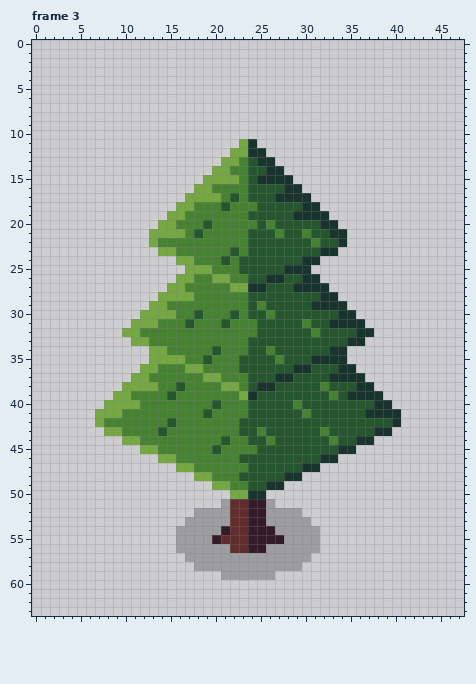
File history of a pixel-art file, assets/img/nature/blocky_trees.aseprite. The first picture shows the starting point.
48x64 pixels, 3 frames. Shown: frame 3. The commit also changed other frames, which this record leaves out.
Now the later version:
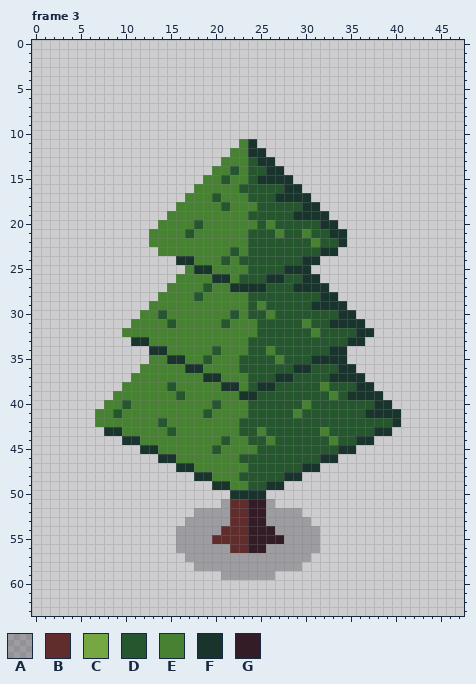
Palette (. is transparent): A #090a1440  B #602c2c  C #75a743  D #25562e  E #468232  F #19332d  G #341c27
Diff:
Frame 3:
y 11: x 23 C -> E
y 12: x 22..23 CC -> EE
y 13: x 21..22 CC -> EE
y 14: x 20..22 CCE -> EED
y 15: x 19..22 CCCC -> EEDE
y 16: x 18..19 CC -> EE; x 23 E -> D
y 17: x 17..20 CCCC -> EEED; x 22 D -> E
y 18: x 16..17 CC -> EE
y 19: x 15..16 CC -> EE
y 20: x 14..15 CC -> EE; x 18..19 ED -> DE
y 21: x 13..18 CCCCED -> EEEEDE
y 22: x 13 C -> E
y 23: x 14..15 CC -> EE
y 24: x 16..17 CC -> FF
y 25: x 17..19 CCC -> EFF; x 23 D -> E
y 26: x 16..17 CC -> EE; x 20..21 CC -> FF; x 23 E -> D
y 27: x 15..16 CC -> EE; x 19 E -> D; x 22..23 CC -> FF
y 28: x 14..18 CCCCE -> EEEED
y 29: x 13..14 CC -> EE
y 30: x 12..15 CCCC -> EEDE; x 18 D -> E
y 31: x 11..13 CCC -> EEE; x 15 E -> D; x 17 D -> E
y 32: x 10..11 CC -> EE
y 33: x 11..12 CC -> FF
y 34: x 13..14 CC -> FF
y 35: x 13..16 CCCC -> EEFF
y 36: x 12..13 CC -> EE; x 17..18 CC -> FF
y 37: x 11..12 CC -> EE; x 19..20 CC -> FF
y 38: x 10..13 CCCC -> EEEE; x 15..16 ED -> DE; x 21..22 CC -> FF
y 39: x 9..10 CC -> EE; x 15..16 DE -> ED; x 23 C -> F
y 40: x 8..11 CCCC -> EEDE; x 29..30 ED -> DE
y 41: x 7..9 CCC -> EED; x 29..30 DE -> ED
y 42: x 7 C -> E; x 14..15 ED -> DE
y 43: x 8..9 CC -> FF; x 14..15 DE -> ED
y 44: x 10..11 CC -> FF
y 45: x 12..13 CC -> FF
y 46: x 14..15 CC -> FF
y 47: x 16..17 CC -> FF
y 48: x 18..19 CC -> FF
y 49: x 20..21 CC -> FF
y 50: x 22..23 CC -> FF
y 54: x 21 G -> B
y 55: x 20 G -> B
Where, in picture pixels (left, top, right, bottom), the same in both pictures:
changed: (95, 139, 248, 499)
changed: (293, 400, 311, 418)
changed: (212, 526, 230, 544)
